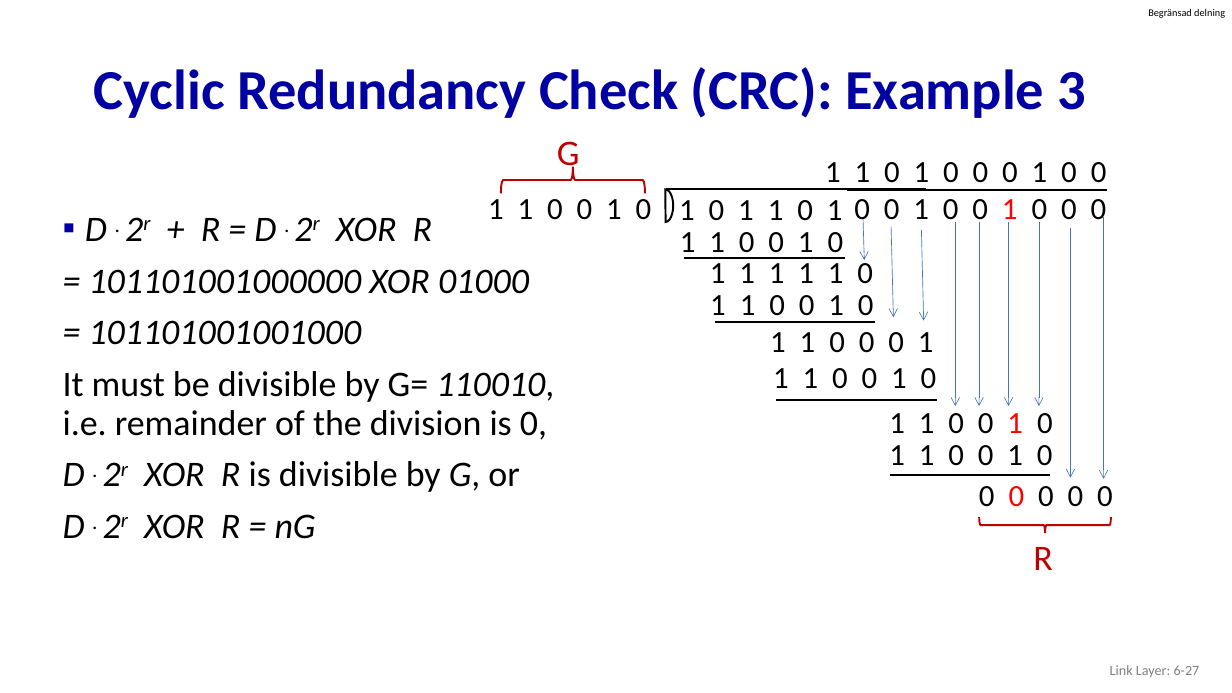
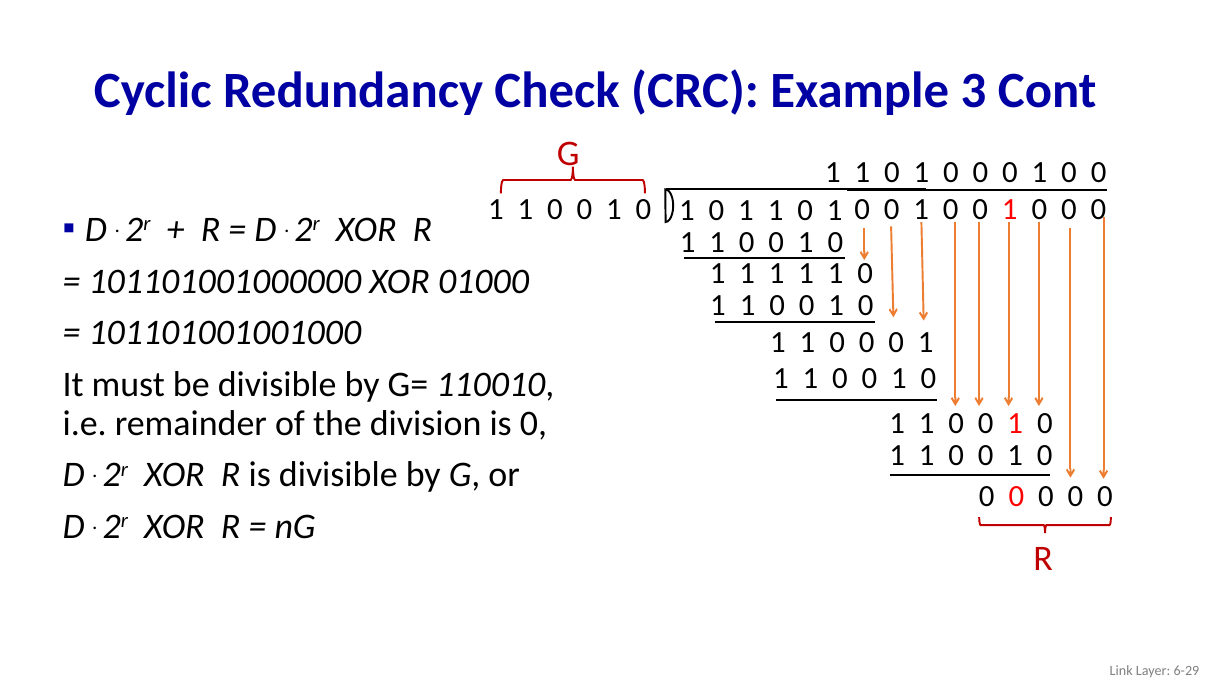
Before and after one commit to guhofstra/CSC175, a slide deck: slide 29 of PPTs/6.1 6.2 Introduction Error-Detection and -Correction Techniques.pptx (slide 27 before the commit). Drawn at 1232x693 pixels with LibreOffice and Linux fonts; fonts in the diff are those of the drawing. Boxes give left, top, right and bottom in pixels: in the first picture for what was removed or moved away, otherwise in the second. Text is boxed around its words. In the diff, an @@ line names an element or a change of style, - is before the commit and + after.

```diff
--- a/PPTs/6.1 6.2 Introduction Error-Detection and -Correction Techniques.pptx
+++ b/PPTs/6.1 6.2 Introduction Error-Detection and -Correction Techniques.pptx
@@ text removed at <box>1148,9,1225,18</box> @@
-Begränsad delning
@@ title at <box>94,69,1097,115</box>: text changed; size 44 to 39.6 pt @@
-Cyclic Redundancy Check (CRC): Example 3
+Cyclic Redundancy Check (CRC): Example 3 Cont
@@ arrow moved from (863, 219) - (864, 260) to (864, 227) - (864, 260) @@
@@ arrow (864, 227) - (864, 260): stroke #4472C4 0.5 pt to #ED7D31 1.5 pt @@
@@ arrow (891, 226) - (894, 317): stroke #4472C4 0.5 pt to #ED7D31 1.5 pt @@
@@ arrow moved from (921, 230) - (924, 321) to (921, 222) - (924, 321) @@
@@ arrow (921, 222) - (924, 321): stroke #4472C4 0.5 pt to #ED7D31 1.5 pt @@
@@ arrow (956, 222) - (956, 406): stroke #4472C4 0.5 pt to #ED7D31 1.5 pt @@
@@ arrow (980, 222) - (980, 406): stroke #4472C4 0.5 pt to #ED7D31 1.5 pt @@
@@ arrow (1009, 222) - (1009, 406): stroke #4472C4 0.5 pt to #ED7D31 1.5 pt @@
@@ arrow (1039, 222) - (1039, 406): stroke #4472C4 0.5 pt to #ED7D31 1.5 pt @@
@@ arrow (1071, 227) - (1071, 478): stroke #4472C4 0.5 pt to #ED7D31 1.5 pt @@
@@ arrow (1104, 217) - (1104, 479): stroke #4472C4 0.5 pt to #ED7D31 1.5 pt @@
@@ text at <box>1110,665,1200,677</box>: text changed @@
-Link Layer: 6-27
+Link Layer: 6-29
```
Also in this commit, not shown: 31 other slides changed, 2 slides added, 23 other files.
